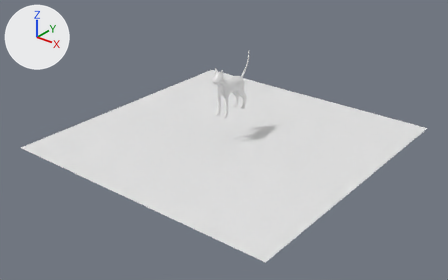
The Blender file NewCat.blend as it was, and as the next commit left it.
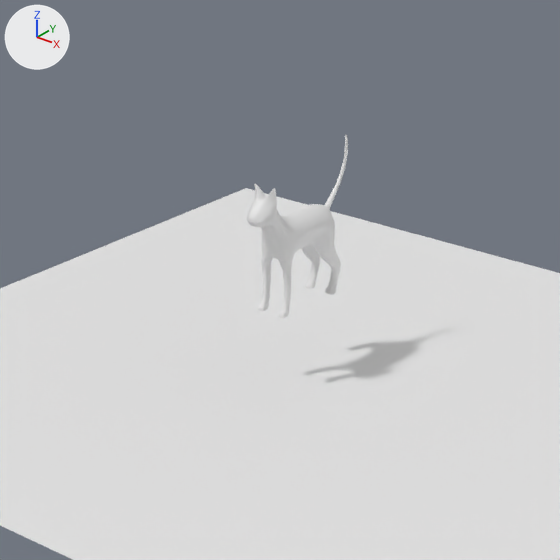
Each version is shown whole from a 50 mm lens placed at (6.17, -7.9, 3.92), pointed at (0.18, -0.41, -0.73), then close up on the part from 27% to 73% of the width and 0% to 74% of the height. Arrows for +X, +Y and +Z are at upper left; the lights stay in place.

Names of what the first close-up shows: 'Cat', 'Floor'.
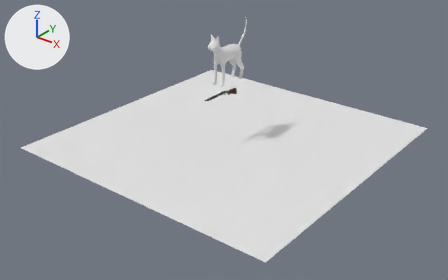
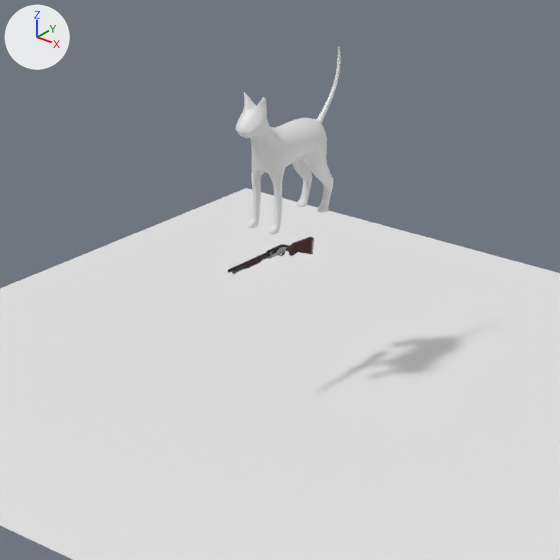
Pixel boxes (x1, y1, x2, y2) of what changed, in the close-ups (560 x 560 px):
```json
{"object": "CatMesh", "change": "added", "after": [235, 47, 341, 234]}
{"object": "Cat", "change": "deleted", "before": [246, 135, 348, 318]}
{"object": "ShotgunMesh", "change": "added", "after": [228, 237, 314, 274], "faces in mat_metal (black #1b161b)": [228, 237, 314, 274], "faces in mat_wood (brown #4f2c28)": [245, 238, 312, 269]}
```

Scene script edits in JSON lines:
```json
{"op": "add", "block": "me_cylinder_001_1", "code": ["me_cylinder_001_1 = bpy.data.meshes.new('Cylinder.001')", "me_cylinder_001_1.from_pydata(...)  # 810 vertices, 756 faces; spans x -1.5..14.1, y -2.0..2.0, z -3.2..1.0", "# faces by material slot: [375, 325, 56]", "me_cylinder_001_1.materials.append(mat_metal)  # black #1b161b", "me_cylinder_001_1.materials.append(mat_wood)  # brown #4f2c28", "me_cylinder_001_1.materials.append(mat_bolts)  # black #221f1e"]}
{"op": "add", "block": "me_plane_1", "code": ["me_plane_1 = bpy.data.meshes.new('Plane')", "me_plane_1.from_pydata(...)  # 730 vertices, 728 faces; spans x -0.142..0.143, y -0.462..0.519, z -0.369..0.631"]}
{"op": "remove", "block": "ob_cat", "code": ["ob_cat = bpy.data.objects.new('Cat', me_plane)", "ob_cat.location = (0.0, 0.0, 0.0)", "_m = ob_cat.modifiers.new('Subdivision', 'SUBSURF')"]}
{"op": "add", "block": "ob_shotgunmesh", "code": ["ob_shotgunmesh = bpy.data.objects.new('ShotgunMesh', me_cylinder_001_1)", "ob_shotgunmesh.location = (0.0, -0.486, 0.045)", "ob_shotgunmesh.rotation_euler = (-1.571, -1.571, 0.0)  # degrees (-90, -90, 0)", "ob_shotgunmesh.scale = (-0.00993, -0.00993, -0.194)"]}
{"op": "add", "block": "ob_catmesh", "code": ["ob_catmesh = bpy.data.objects.new('CatMesh', me_plane_1)", "ob_catmesh.location = (-0.001, -0.098, 0.579)", "_m = ob_catmesh.modifiers.new('Subdivision', 'SUBSURF')"]}
```
